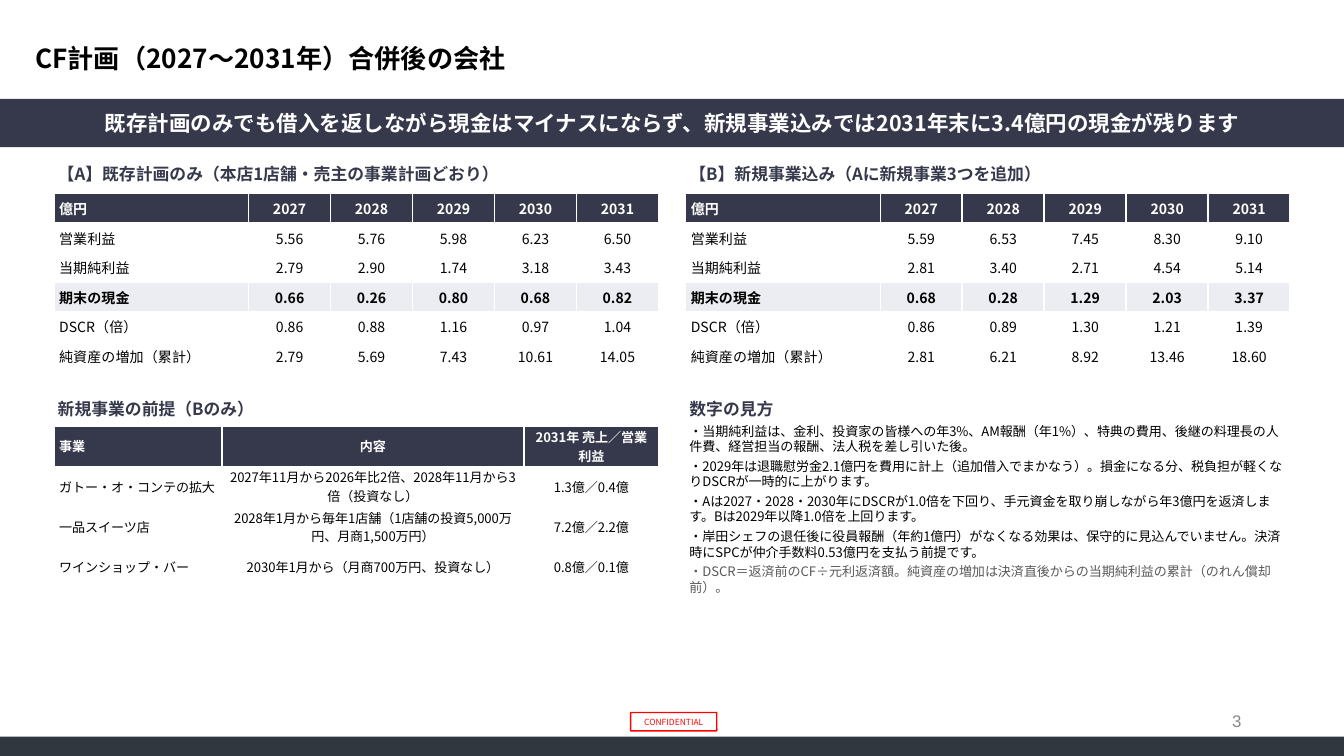
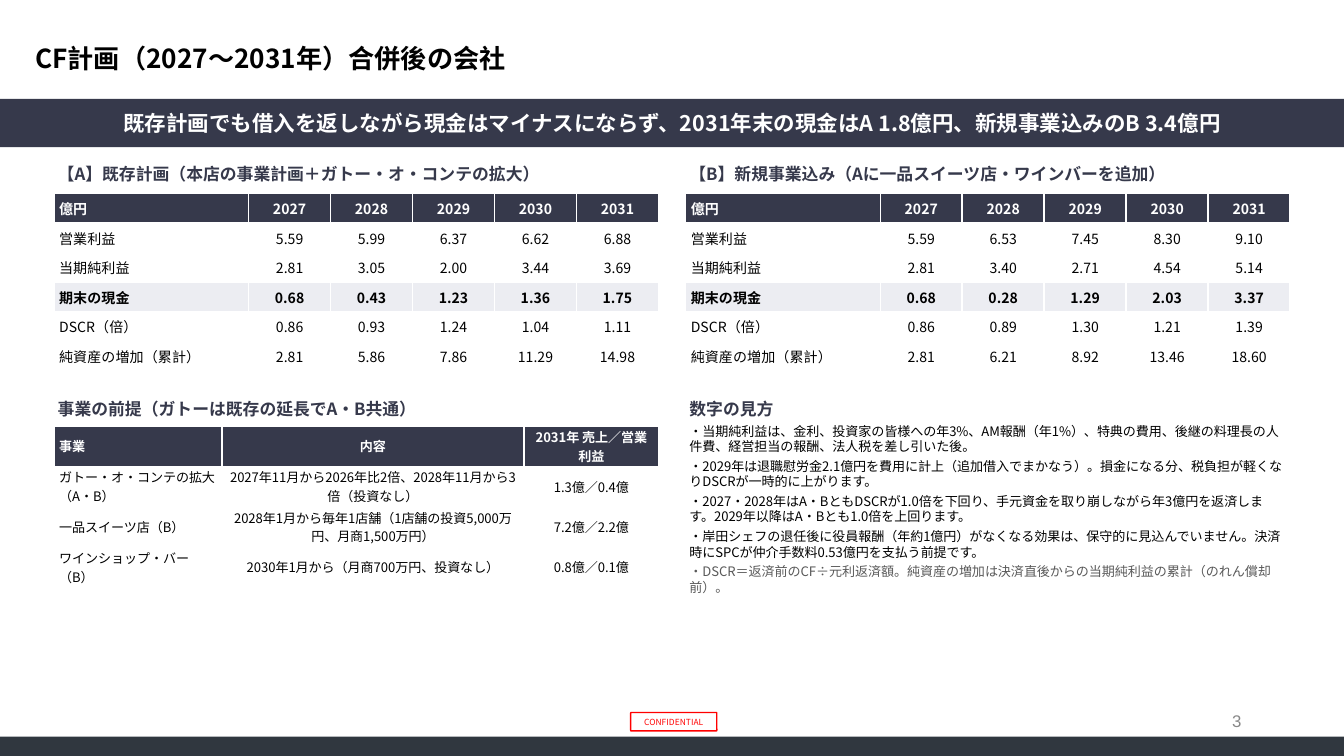
Before and after one commit to nakano-winebank/wine-auction, a slide deck: slide 3 of M&A/カンテサンス/カンテサンスSPC_資本構成と資金調達_CF計画_20261123.pptx. Drawn at 1344x756 pixels with LibreOffice and Linux fonts; fonts in the diff are those of the drawing; background and template pictures are left out. Boxes give left, top, right and bottom in pixels: in the first picture for what was removed or moved away, otherwise in the second. Text is boxed around its words. In the diff, an @@ line names an element or a change of style, - is before the commit and + after.

```diff
--- a/M&A/カンテサンス/カンテサンスSPC_資本構成と資金調達_CF計画_20261123.pptx
+++ b/M&A/カンテサンス/カンテサンスSPC_資本構成と資金調達_CF計画_20261123.pptx
@@ text in rectangle at (x1=123, y1=112, x2=1220, y2=133): text changed @@
-既存計画のみでも借入を返しながら現金はマイナスにならず、新規事業込みでは2031年末に3.4億円の現金が残ります
+既存計画でも借入を返しながら現金はマイナスにならず、2031年末の現金はA 1.8億円、新規事業込みのB 3.4億円
@@ text at (x1=58, y1=165, x2=540, y2=182): text changed @@
-【A】既存計画のみ（本店1店舗・売主の事業計画どおり）
+【A】既存計画（本店の事業計画＋ガトー・オ・コンテの拡大）
@@ text at (x1=689, y1=165, x2=1165, y2=182): text changed @@
-【B】新規事業込み（Aに新規事業3つを追加）
+【B】新規事業込み（Aに一品スイーツ店・ワインバーを追加）
@@ table at (x1=54, y1=194, x2=659, y2=371) @@
-row 2: 営業利益 | 5.56 | 5.76 | 5.98 | 6.23 | 6.50
+row 2: 営業利益 | 5.59 | 5.99 | 6.37 | 6.62 | 6.88
-row 3: 当期純利益 | 2.79 | 2.90 | 1.74 | 3.18 | 3.43
+row 3: 当期純利益 | 2.81 | 3.05 | 2.00 | 3.44 | 3.69
-row 4: 期末の現金 | 0.66 | 0.26 | 0.80 | 0.68 | 0.82
+row 4: 期末の現金 | 0.68 | 0.43 | 1.23 | 1.36 | 1.75
-row 5: DSCR（倍） | 0.86 | 0.88 | 1.16 | 0.97 | 1.04
+row 5: DSCR（倍） | 0.86 | 0.93 | 1.24 | 1.04 | 1.11
-row 6: 純資産の増加（累計） | 2.79 | 5.69 | 7.43 | 10.61 | 14.05
+row 6: 純資産の増加（累計） | 2.81 | 5.86 | 7.86 | 11.29 | 14.98
@@ text at (x1=58, y1=400, x2=416, y2=417): text changed @@
-新規事業の前提（Bのみ）
+事業の前提（ガトーは既存の延長でA・B共通）
@@ table at (x1=54, y1=426, x2=659, y2=587) @@
-row 2, column 1: ガトー・オ・コンテの拡大
+row 2, column 1: ガトー・オ・コンテの拡大（A・B）
-row 3, column 1: 一品スイーツ店
+row 3, column 1: 一品スイーツ店（B）
-row 4, column 1: ワインショップ・バー
+row 4, column 1: ワインショップ・バー（B）
@@ text at (x1=689, y1=495, x2=1263, y2=522): text changed @@
-・Aは2027・2028・2030年にDSCRが1.0倍を下回り、手元資金を取り崩しながら年3億円を返済します。Bは2029年以降1.0倍を上回ります。
+・2027・2028年はA・BともDSCRが1.0倍を下回り、手元資金を取り崩しながら年3億円を返済します。2029年以降はA・Bとも1.0倍を上回ります。
```
Also in this commit, not shown: 1 other slide changed, 4 other files.
